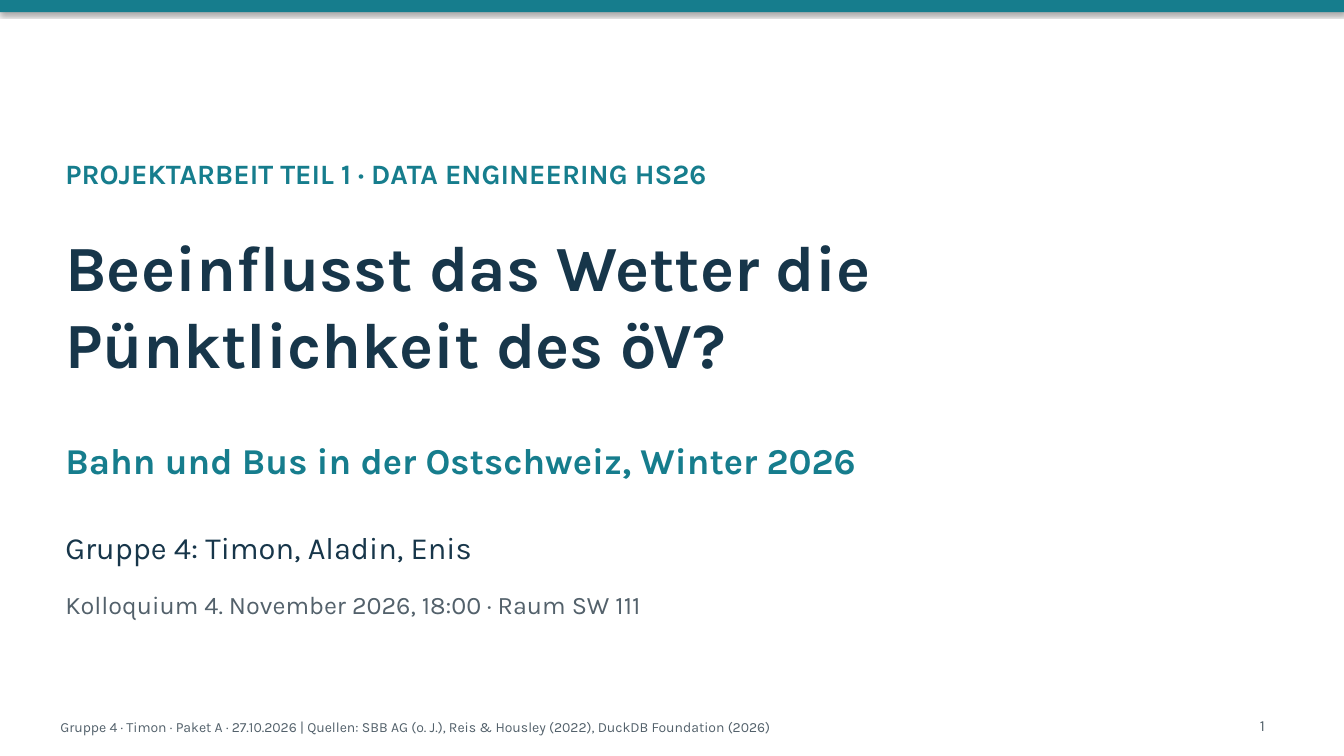
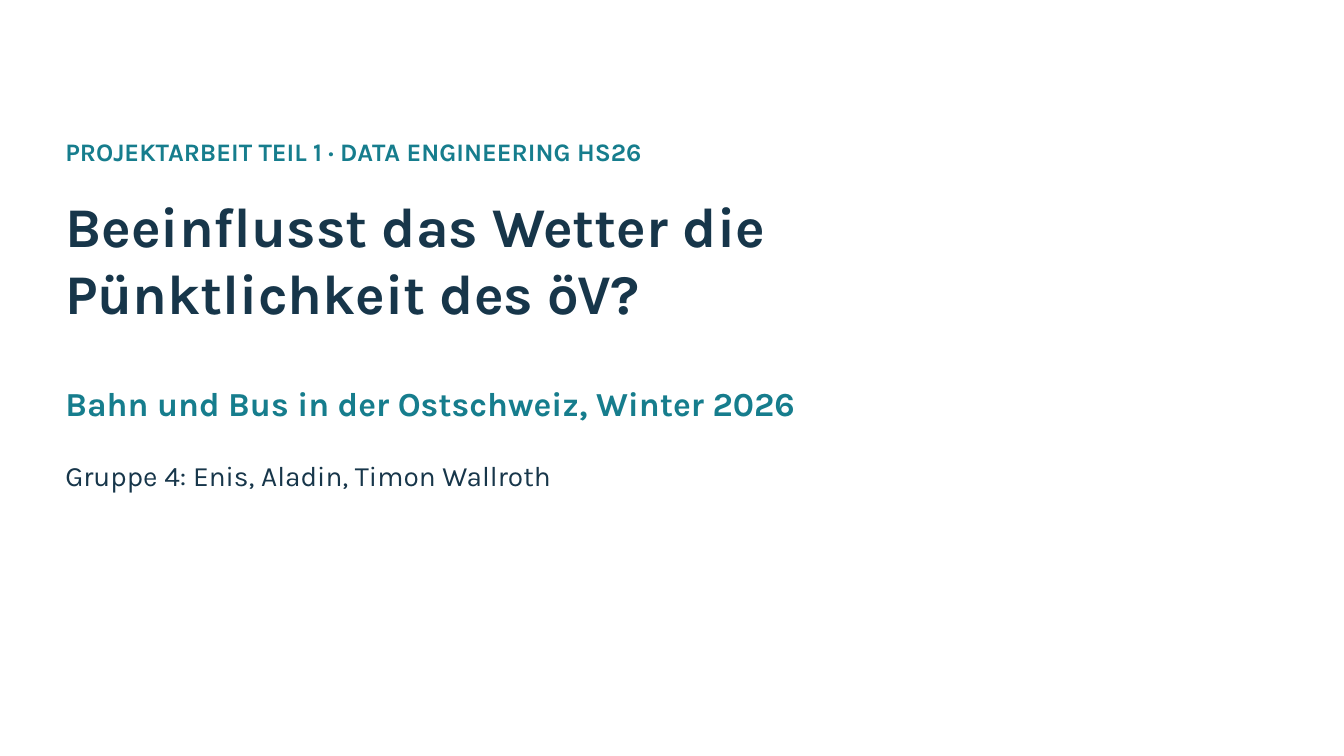
Before and after one commit to zeitmann/oev-wetter, a slide deck: slide 1 of docs/präsentation/praesentation_gruppe4_teil1.pptx. Drawn at 1344x756 pixels with LibreOffice and Linux fonts; fonts in the diff are those of the drawing; background and template pictures are left out. Boxes give left, top, right and bottom in pixels: in the first picture for what was removed or moved away, otherwise in the second. Text is boxed around its words. In the diff, an @@ line names an element or a change of style, - is before the commit and + after.

```diff
--- a/docs/präsentation/praesentation_gruppe4_teil1.pptx
+++ b/docs/präsentation/praesentation_gruppe4_teil1.pptx
@@ rectangle removed at [0,0,1344,12] @@
@@ text "PROJEKTARBEIT TEIL 1 · DATA ...": place and size @@
-text "PROJEKTARBEIT TEIL 1 · DATA ..." at [65,165,707,185]
+text "PROJEKTARBEIT TEIL 1 · DATA ..." at [65,144,641,162]
@@ text "PROJEKTARBEIT TEIL 1 · DATA ..." at [65,144,641,162]: size 20 to 18 pt @@
@@ text "Beeinflusst das Wetter die Pünktlichkeit ...": place and size @@
-text "Beeinflusst das Wetter die Pünktlichkeit ..." at [65,245,871,369]
+text "Beeinflusst das Wetter die Pünktlichkeit ..." at [65,207,765,315]
@@ text "Beeinflusst das Wetter die Pünktlichkeit ..." at [65,207,765,315]: size 46 to 40 pt; less space between paragraphs @@
@@ text "Bahn und Bus in der ...": place and size @@
-text "Bahn und Bus in der ..." at [65,448,856,479]
+text "Bahn und Bus in der ..." at [65,392,795,421]
@@ text "Bahn und Bus in der ..." at [65,392,795,421]: size 26 to 24 pt @@
@@ text at [65,466,550,493]: text changed; size 22 to 20 pt @@
-Gruppe 4: Timon, Aladin, Enis
+Gruppe 4: Enis, Aladin, Timon Wallroth
@@ text removed at [65,596,640,620] @@
-Kolloquium 4. November 2026, 18:00 · Raum SW 111
@@ text removed at [60,722,770,736] @@
-Gruppe 4 · Timon · Paket A · 27.10.2026 | Quellen: SBB AG (o. J.), Reis & Housley (2022), DuckDB Foundation (2026)
@@ text removed at [1260,721,1265,731] @@
-1
```
Also in this commit, not shown: 19 other slides changed, 2 slides removed, 15 other files.
